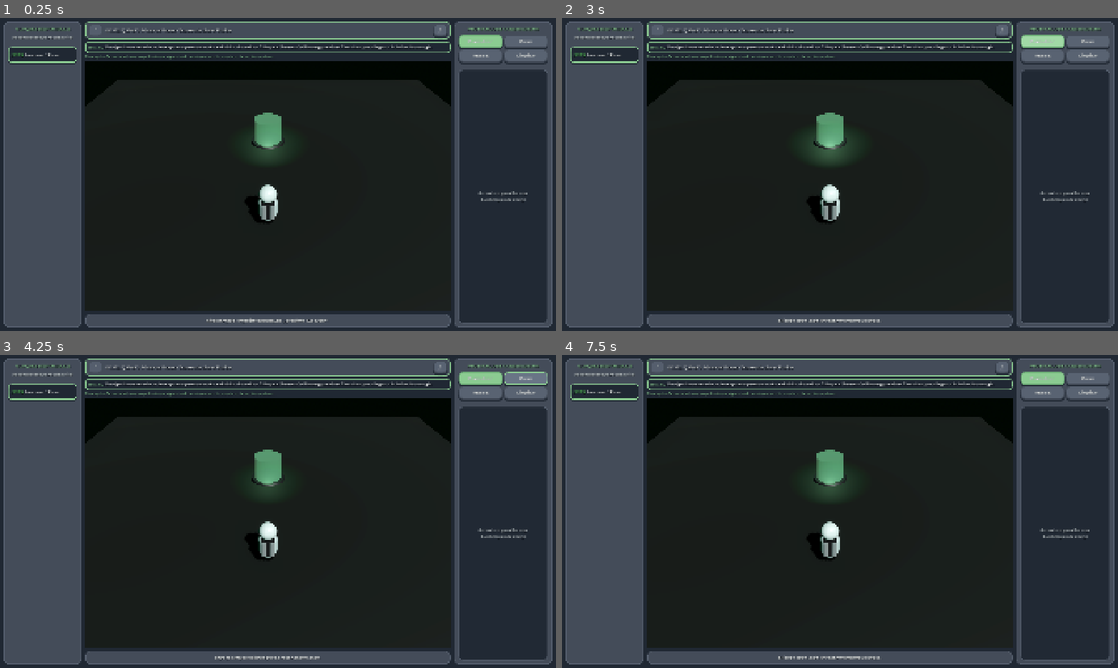
Above: before the commit, frames 1-4 (two rows, left to right).
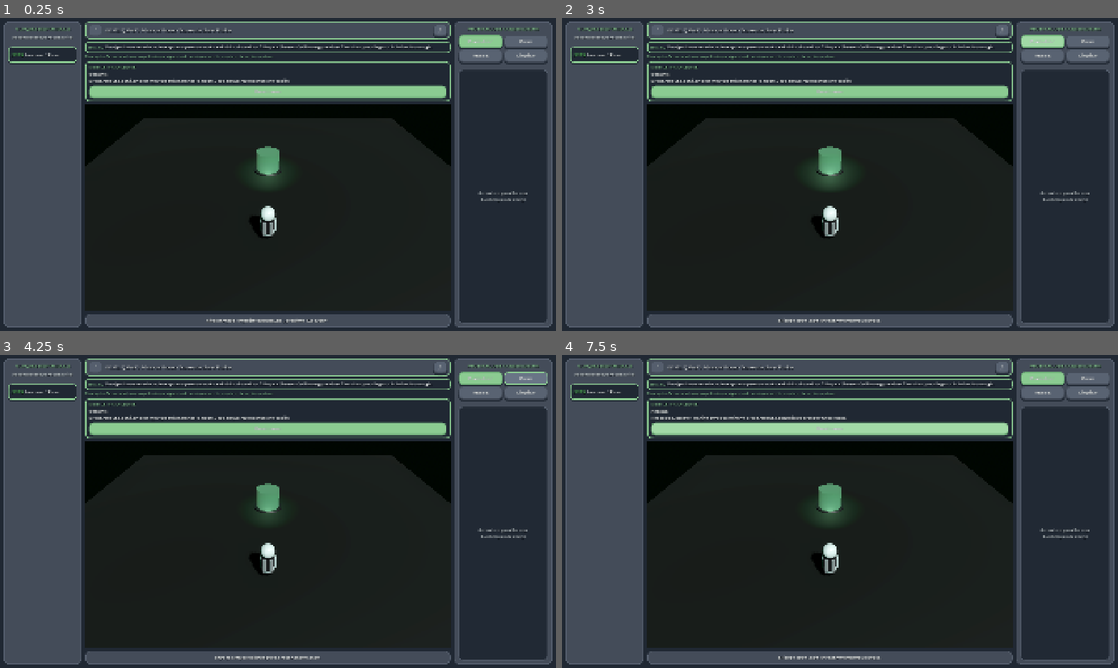
Above: after the commit, the same moments.

Repository: LeaGaj04/spido-code-0
Game: Godot game, scene res://escenas/principal.tscn
The game is run twice, just before and just after one commit, with the same random seed, the same clock (stepped at 60 frames per second) and the same inputs.
Inputs (mouse positions are in pixels of both pictures, inside the frame that each line leads up to):
- Up to frame 1 (0.25 s): no input
- Up to frame 2 (3 s): click (828, 93) at 0.5 s, where only the run after the commit has a clickable "Continuar"; click ">" at 1.25 s; click "<" at 2 s; click "Ejecutar" at 2.75 s
- Up to frame 3 (4.25 s): click "Paso" at 3.5 s
- Up to frame 4 (7.5 s): click "Limpiar" at 4.25 s; click ">" at 5 s; click "<" at 5.75 s; click "Ejecutar" at 6.5 s; click (828, 430) at 7.25 s, where only the run after the commit has a clickable "Continuar"

The runs differ from the first frame. In frame 1, 14% of the frame differs, in the area x 15-82%, y 13-71%; in frame 2, 14%; in frame 3, 14%; in frame 4, 14%.

Commit message:
Add guided first astronaut mission

Diff:
--- a/escenas/principal.tscn
+++ b/escenas/principal.tscn
@@ -75,6 +75,22 @@
 corner_radius_bottom_right = 14
 corner_radius_bottom_left = 14
 
+[sub_resource type="StyleBoxFlat" id="StyleBoxFlat_Guia"]
+content_margin_left = 14.0
+content_margin_top = 10.0
+content_margin_right = 14.0
+content_margin_bottom = 10.0
+bg_color = Color(0.12549, 0.156863, 0.2, 0.98)
+border_width_left = 3
+border_width_top = 3
+border_width_right = 3
+border_width_bottom = 3
+border_color = Color(0.545098, 0.796078, 0.568627, 1)
+corner_radius_top_left = 14
+corner_radius_top_right = 14
+corner_radius_bottom_right = 14
+corner_radius_bottom_left = 14
+
 [sub_resource type="StyleBoxFlat" id="StyleBoxFlat_Modal"]
 content_margin_left = 24.0
 content_margin_top = 22.0
@@ -233,6 +249,35 @@
 theme_override_font_sizes/font_size = 14
 text = "Concepto: Secuencia lineal"
 
+[node name="PanelGuia" type="PanelContainer" parent="HSplit/PanelCentral"]
+unique_name_in_owner = true
+layout_mode = 2
+theme_override_styles/panel = SubResource("StyleBoxFlat_Guia")
+
+[node name="VBox" type="VBoxContainer" parent="HSplit/PanelCentral/PanelGuia"]
+layout_mode = 2
+theme_override_constants/separation = 6
+
+[node name="LabelGuiaTitulo" type="Label" parent="HSplit/PanelCentral/PanelGuia/VBox"]
+layout_mode = 2
+theme_override_colors/font_color = Color(0.545098, 0.796078, 0.568627, 1)
+theme_override_font_sizes/font_size = 16
+text = "RUTA DE APRENDIZAJE"
+
+[node name="LabelGuiaTexto" type="Label" parent="HSplit/PanelCentral/PanelGuia/VBox"]
+unique_name_in_owner = true
+layout_mode = 2
+theme_override_colors/font_color = Color(0.956863, 0.964706, 0.94902, 1)
+theme_override_font_sizes/font_size = 15
+autowrap_mode = 2
+
+[node name="BtnGuiaContinuar" type="Button" parent="HSplit/PanelCentral/PanelGuia/VBox"]
+unique_name_in_owner = true
+custom_minimum_size = Vector2(0, 42)
+layout_mode = 2
+size_flags_horizontal = 3
+text = "Continuar"
+
 [node name="SubViewportContainer" type="SubViewportContainer" parent="HSplit/PanelCentral"]
 layout_mode = 2
 size_flags_vertical = 3
--- a/scripts/controlador_principal.gd
+++ b/scripts/controlador_principal.gd
@@ -15,6 +15,9 @@
 @onready var label_ada_texto: Label = %LabelADATexto
 @onready var label_concepto: Label = %LabelConcepto
 @onready var label_estado: Label = %LabelEstado
+@onready var panel_guia: PanelContainer = %PanelGuia
+@onready var label_guia_texto: Label = %LabelGuiaTexto
+@onready var btn_guia_continuar: Button = %BtnGuiaContinuar
 
 # Botones de Ejecucion
 @onready var btn_ejecutar: Button = %BtnEjecutar
@@ -35,6 +38,15 @@
 var en_ejecucion: bool = false
 var indice_paso_actual: int = 0
 var errores_durante_ejecucion: int = 0
+var guia_activa: bool = false
+var paso_guia: int = 0
+
+const PASOS_GUIA = [
+	{"titulo": "OBSERVA", "texto": "El astronauta está en el hangar y la baliza marca la meta. Cada bloque representa una acción."},
+	{"titulo": "PREDICE", "texto": "Antes de ejecutar, imagina dónde terminará el astronauta después de avanzar tres veces."},
+	{"titulo": "CONSTRUYE", "texto": "Arrastra 3 bloques AVANZAR desde la izquierda hacia el lienzo de instrucciones."},
+	{"titulo": "CORRIGE", "texto": "Si no llega a la baliza, revisa cuántos pasos necesita y vuelve a ordenar tu secuencia."}
+]
 
 # Paleta exacta del rediseño oficial de SpidoCode.
 const COMANDOS_DISPONIBLES = {
@@ -63,6 +75,10 @@
 	label_nivel_titulo.text = "[NIVEL %d] %s - %s" % [nivel.id, nivel.titulo, nivel.subtitulo]
 	label_ada_texto.text = nivel.instruccion
 	label_concepto.text = "Concepto: %s" % nivel.concepto_clave
+	guia_activa = nivel.get("guiada", false)
+	paso_guia = 0
+	panel_guia.visible = guia_activa
+	_actualizar_guia()
 
 	btn_nivel_prev.disabled = (indice_nivel_actual == 0)
 	btn_nivel_next.disabled = (indice_nivel_actual == niveles.size() - 1)
@@ -107,6 +123,7 @@
 
 	btn_modal_siguiente.pressed.connect(_on_modal_siguiente_pressed)
 	btn_modal_reintentar.pressed.connect(_on_modal_reintentar_pressed)
+	btn_guia_continuar.pressed.connect(_on_guia_continuar_pressed)
 
 	if mundo_3d:
 		if mundo_3d.astronauta:
@@ -171,12 +188,15 @@
 		texto_estrellas += "[*] " if i < estrellas else "[ ] "
 
 	label_estrellas.text = texto_estrellas
+	var detalle_aprendizaje = ""
+	if niveles[indice_nivel_actual].get("guiada", false):
+		detalle_aprendizaje = "\n\nAprendizaje: construiste y corregiste una secuencia."
 	label_victoria_detalle.text = (
 		"Calificacion: %d/3 Estrellas\n" +
 		"- Objetivo alcanzado con exito\n" +
 		"- Errores cometidos: %d\n" +
-		"- Bloques usados: %d (Optimo pedagogico: %d)"
-	) % [estrellas, errores_durante_ejecucion, cant_bloques, optimo]
+		"- Bloques usados: %d (Optimo pedagogico: %d)%s"
+	) % [estrellas, errores_durante_ejecucion, cant_bloques, optimo, detalle_aprendizaje]
 
 	btn_modal_siguiente.visible = (indice_nivel_actual < niveles.size() - 1)
 	panel_victoria.visible = true
@@ -232,6 +252,24 @@
 	btn_limpiar.disabled = bloquear
 	btn_nivel_prev.disabled = bloquear or (indice_nivel_actual == 0)
 	btn_nivel_next.disabled = bloquear or (indice_nivel_actual == niveles.size() - 1)
+	btn_guia_continuar.disabled = bloquear
+
+func _on_guia_continuar_pressed() -> void:
+	if not guia_activa:
+		return
+	if paso_guia < PASOS_GUIA.size() - 1:
+		paso_guia += 1
+		_actualizar_guia()
+	else:
+		panel_guia.visible = false
+		_actualizar_estado("Guia completada. Ahora construye y ejecuta tu propia secuencia.")
+
+func _actualizar_guia() -> void:
+	if not guia_activa or not is_instance_valid(label_guia_texto):
+		return
+	var paso = PASOS_GUIA[paso_guia]
+	label_guia_texto.text = "%s\n%s" % [paso.titulo, paso.texto]
+	btn_guia_continuar.text = "Comenzar" if paso_guia == PASOS_GUIA.size() - 1 else "Continuar"
 
 func _actualizar_estado(mensaje: String) -> void:
 	if label_estado:
--- a/scripts/datos_niveles.gd
+++ b/scripts/datos_niveles.gd
@@ -9,6 +9,8 @@
 			"subtitulo": "Secuencia Lineal Basica",
 			"instruccion": "Un algoritmo ejecuta ordenes paso a paso en orden estricto. Arrastra 3 bloques 'Avanzar' al lienzo y presiona Ejecutar para llegar a la baliza de energia.",
 			"concepto_clave": "Secuencia: Las computadoras siguen instrucciones una tras otra, de arriba a abajo.",
+			"objetivo_aprendizaje": "Construir, ejecutar y corregir una secuencia de instrucciones.",
+			"guiada": true,
 			"bloques_permitidos": ["AVANZAR"],
 			"bloques_optimos": 3,
 			"pos_astronauta": Vector2i(0, 2),
Not shown: 1 places in escenas/principal.tscn that only renumber resources
